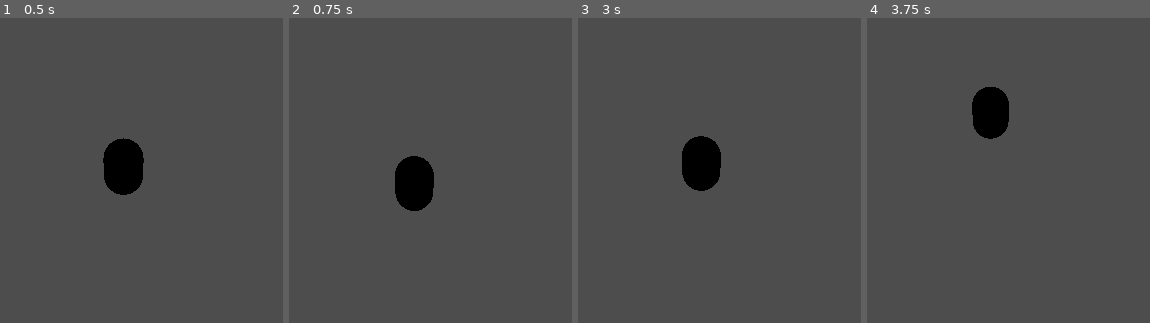
Above: before the commit, frames 1-4 (left to right).
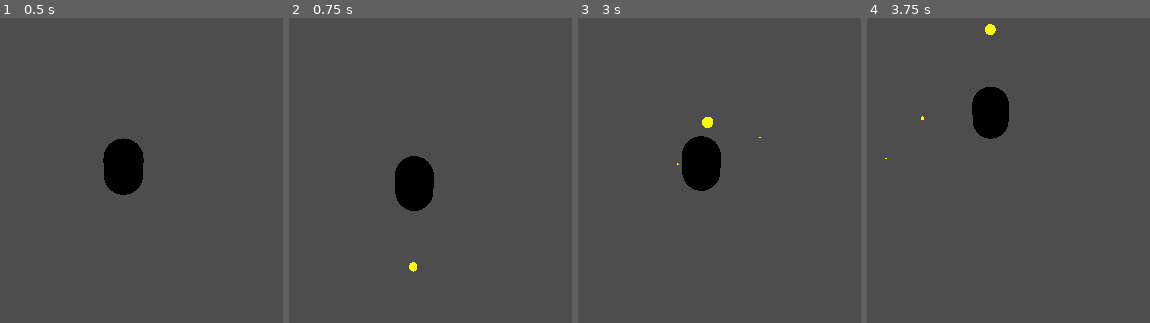
Above: after the commit, the same moments.

Repository: rodrigo-moreira-dev/capibraba
Game: Godot game, scene res://scenes/player/player.tscn
Two runs of this game, one before a commit and one after it. Both use one fixed random seed, a clock stepped at 60 frames per second and the inputs below. This scene is started directly instead of the project's main scene.
Inputs (mouse positions are in pixels of both pictures, inside the frame that each line leads up to):
- Up to frame 1 (0.5 s): no input
- Up to frame 2 (0.75 s): move the mouse to (455, 118) at 0.52 s; press the mouse at (455, 118) at 0.53 s; hold W (move_forward) from 0.53 s (still down)
- Up to frame 3 (3 s): keep holding W (move_forward); tap Space (jump) at 0.77, 1.52 s; move the mouse to (662, 121) at 1.27 s; release the mouse at (662, 121) at 1.28 s; tap Shift (dash) at 1.35 s; click (662, 121) at 1.55 s; move the mouse to (722, 112) at 2.02 s; press the mouse at (722, 112) at 2.03 s; move the mouse to (691, 127) at 2.77 s; release the mouse at (691, 127) at 2.78 s; click (691, 127) at 2.85 s
- Up to frame 4 (3.75 s): keep holding W (move_forward); tap Space (jump) at 3.02 s; move the mouse to (1050, 124) at 3.52 s; press the mouse at (1050, 124) at 3.53 s; tap Shift (dash) at 3.6 s

Frame 1 is identical in both runs. In frame 2, less than 0.1% of the frame differs, in the area x 42-46%, y 80-84%; in frame 3, 0.1%; in frame 4, 0.1%, in the area x 6-46%, y 1-47%.
Error before the commit: Invalid call. Nonexistent function 'is_action_just_pressed' in base 'InputEventMouseMotion'. (res://scripts/player/player.gd:88)

Commit message:
fix: replace is_action_just_pressed with is_action_pressed on InputEvent
is_action_just_pressed does not exist on InputEvent in Godot 4;
is_action_pressed(action) with allow_echo=false (default) is equivalent.

Co-Authored-By: Claude Sonnet 4.6 <noreply@anthropic.com>

Diff:
--- a/scripts/player/player.gd
+++ b/scripts/player/player.gd
@@ -85,7 +85,7 @@
 		return
 	if event.is_action_pressed("jump"):
 		_jump_buffer_timer = jump_buffer_time
-	if event.is_action_just_pressed("shoot") and _shoot_timer <= 0.0:
+	if event.is_action_pressed("shoot") and _shoot_timer <= 0.0:
 		_shoot()
 
 
